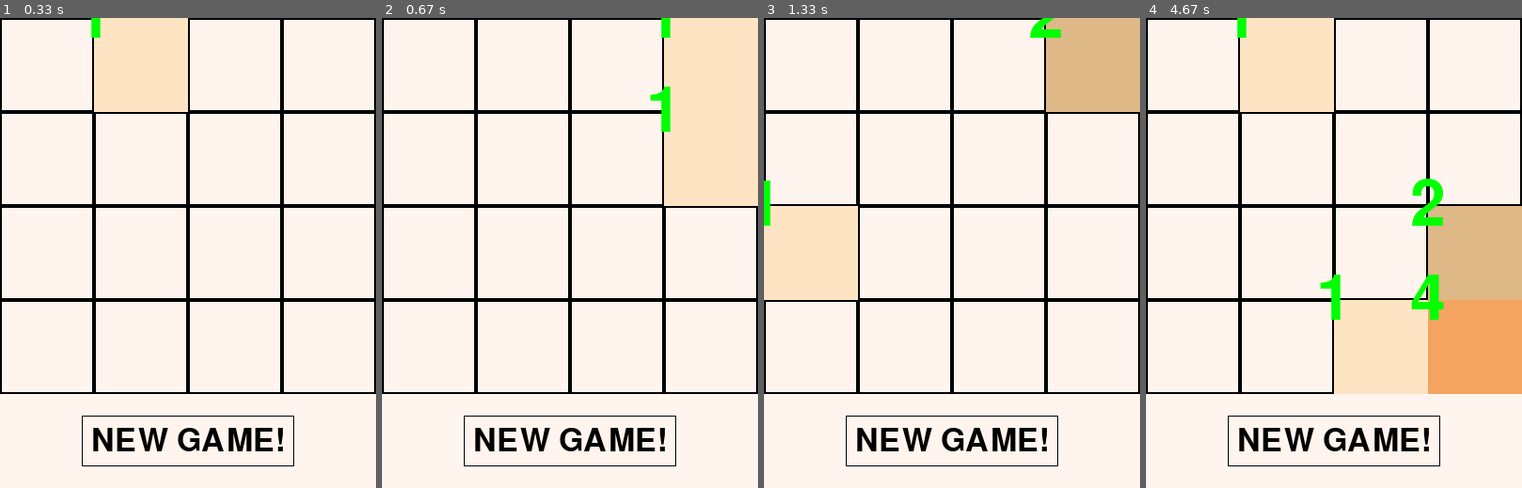
Above: before the commit, frames 1-4 (left to right).
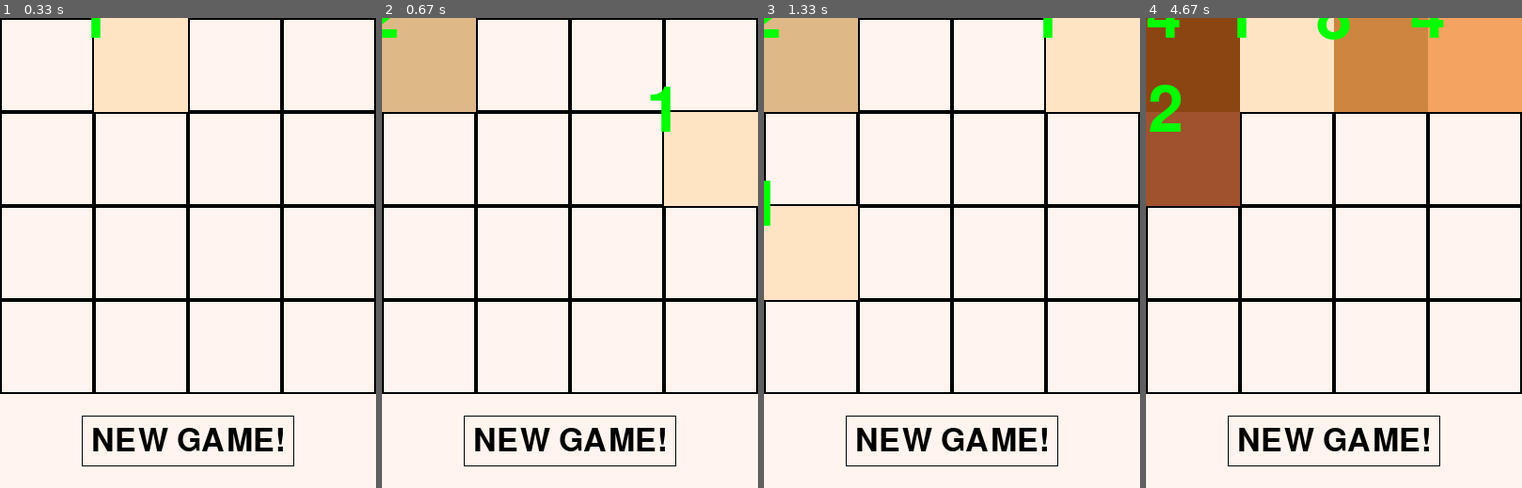
Above: after the commit, the same moments.

Repository: Good-piraT/pygame
Game: pygame game, started from main.py
Two runs of this game, one before a commit and one after it. Both use one fixed random seed, a clock stepped at 60 frames per second and the inputs below.
Inputs (mouse positions are in pixels of both pictures, inside the frame that each line leads up to):
- Up to frame 1 (0.33 s): no input
- Up to frame 2 (0.67 s): hold Right from 0.33 s (still down)
- Up to frame 3 (1.33 s): release Right at 0.8 s; hold Up 0.83-1.13 s; click (1072, 238) at 1.22 s
- Up to frame 4 (4.67 s): hold Right 1.5-1.97 s; hold Left 2-2.53 s; hold Down 2.57-2.87 s; hold Left 2.9-3.3 s; hold Up 3.33-3.7 s; hold Right 3.73-4.37 s; hold Down from 4.4 s (still down)

Frame 1 is identical in both runs. In frame 2, 9.9% of the frame differs, in the area x 0-100%, y 0-20%; in frame 3, 10%; in frame 4, 36%, in the area x 0-100%, y 0-80%.

Commit message:
check_row is one function now

Diff:
--- a/main.py
+++ b/main.py
@@ -67,7 +67,7 @@
           text(screen, elem,
                (self.left + self.cell_size * x, self.top + self.cell_size * y))
 
-  def get_button(self, mouse_pos):
+  def get_button(self, mouse_pos): #детектит нажатие на кнопку
     mouse_x = mouse_pos[0]
     mouse_y = mouse_pos[1]
     x = mouse_x >= 87 and mouse_x <= 87 + 226
@@ -79,35 +79,36 @@
       self.board = [[0] * self.width for _ in range(self.height)]
       self.ones(True)
 
-  def check_row_right_down(self, row, elem):
-    #высчитывает тип действия для обьекта при движении вправо и вниз
-    for i in range(3, -1, -1):
-      if row[i] == 0:
-        return 'move', i
-      if row[i] == elem:
-        return 'trans', i
-    return 'no move', -1
-
-  def check_row_left_up(self, row, elem):
-    #высчитывает тип действия для обьекта при движении влево и вверх
-    for i in range(4):
-      if row[i] == 0:
-        no_move = False
-        return 'move', i
-      if row[i] == elem:
-        no_move = False
-        return 'trans', i
-    return 'no move', -1
+  def check_row(self, direction, row, elem):
+    #высчитывает тип движения (двигаться, не двигаться, слиться с другой клеткой)
+    if direction == 'left' or 'up':
+      for i in range(4):
+        if row[i] == 0:
+          no_move = False
+          return 'move', i
+        if row[i] == elem:
+          no_move = False
+          return 'trans', i
+      return 'no move', -1
+    else: #right or down
+      for i in range(3, -1, -1):
+        if row[i] == 0:
+          return 'move', i
+        if row[i] == elem:
+          return 'trans', i
+      return 'no move', -1
 
   def move(self,
            direction):  #делает ход, двигая клетки в указанном направлении
+    #общая суть для правого и левого движения - просмотреть каждый ненулевой элемент,
+    #проверить его тип движения и двинуть, кудо нужно
     if direction == 'right':
       for i in range(4):
         for q in range(3, -1, -1):
           row = self.board[i]
           elem = self.board[i][q]
           if elem > 0:
-            movement_type, index = self.check_row_right_down(row, elem)
+            movement_type, index = self.check_row(direction, row, elem)
             if q == 3:
               movement_type = 'no move'
             if movement_type == 'move':
@@ -122,7 +123,7 @@
           row = self.board[i]
           elem = self.board[i][q]
           if elem > 0:
-            movement_type, index = self.check_row_left_up(row, elem)
+            movement_type, index = self.check_row(direction, row, elem)
             if q == 0:
               movement_type = 'no move'
             if movement_type == 'move':
@@ -131,6 +132,8 @@
             elif movement_type == 'trans':
               self.board[i][q] = 0
               self.board[i][index] = elem * 2
+    #вверх и них работают так же, но для начала они 'переворчивают' все игровое поле
+    #и пользуясь уже готовым алгоритмом действий и функциями высчитывают новое положение
     elif direction == 'up':
       disg_board = [[0] * self.width for _ in range(self.height)]
       for y in range(4):  # запись всех q элементов в disg_row[i]
@@ -141,7 +144,7 @@
           row = disg_board[i]
           elem = disg_board[i][q]
           if elem > 0:
-            movement_type, index = self.check_row_left_up(row, elem)
+            movement_type, index = self.check_row(direction, row, elem)
             if q == 0:
               movement_type = 'no move'
             if movement_type == 'move':
@@ -163,7 +166,7 @@
           row = disg_board[i]
           elem = disg_board[i][q]
           if elem > 0:
-            movement_type, index = self.check_row_right_down(row, elem)
+            movement_type, index = self.check_row(direction, row, elem)
             if q == 3:
               movement_type = 'no move'
             if movement_type == 'move':
